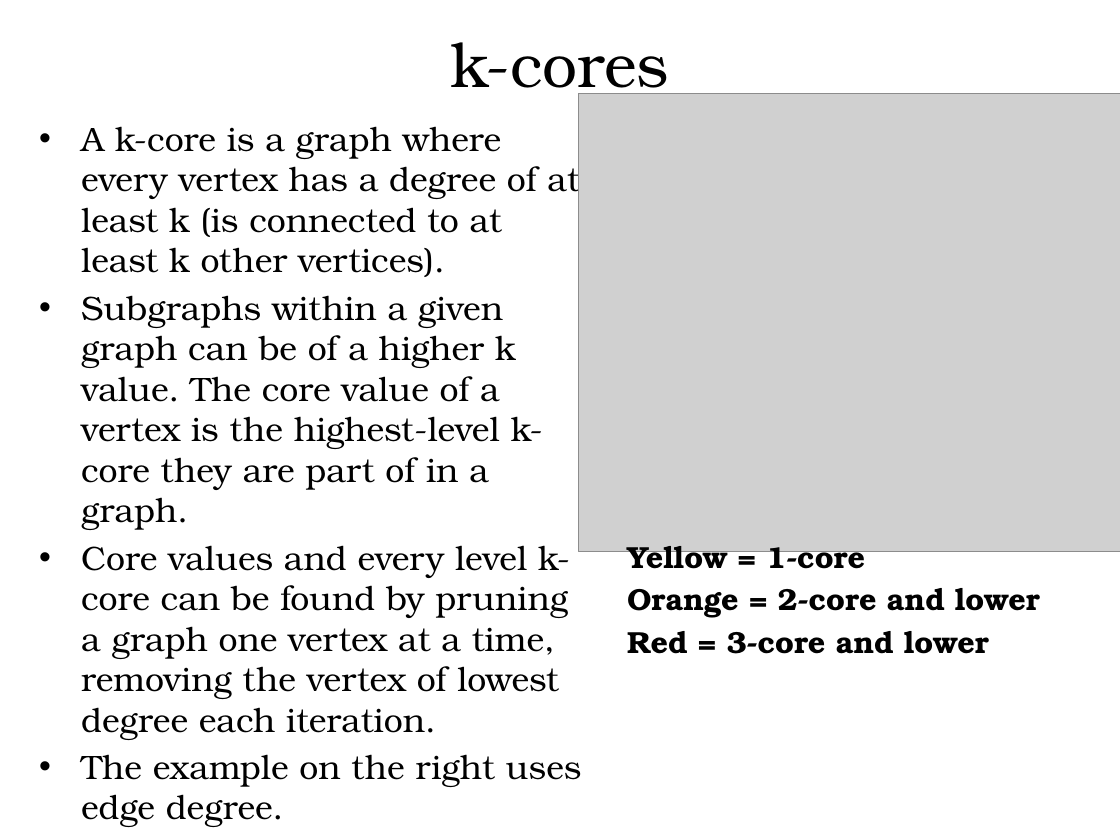
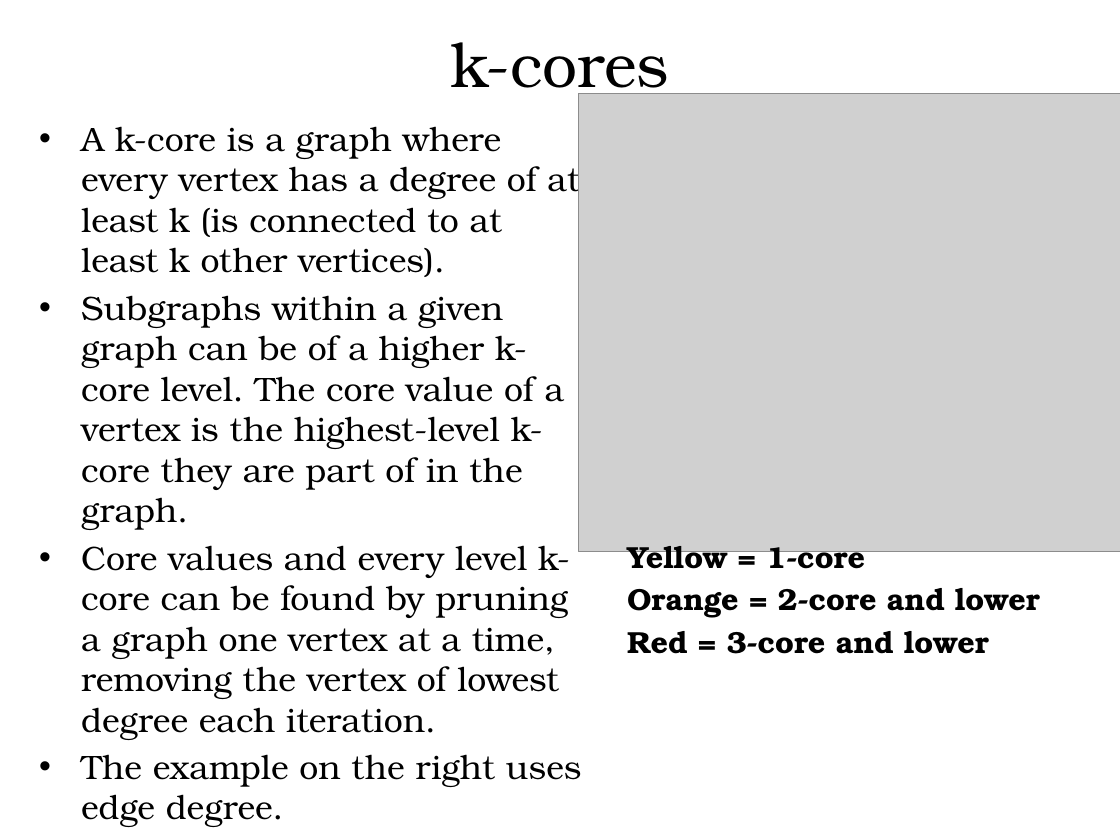
Before and after one commit to hgareau/DensestSubgraphDiscovery, a slide deck: slide 19 of Thesis Defense Presentation.pptx. Drawn at 1120x840 pixels with LibreOffice and Linux fonts; fonts in the diff are those of the drawing; grey boxes stand for pictures; background and template pictures are left out. Boxes give left, top, right and bottom in pixels: in the first picture for what was removed or moved away, otherwise in the second. Text is boxed around its words. In the diff, an @@ line names an element or a change of style, - is before the commit and + after.

```diff
--- a/Thesis Defense Presentation.pptx
+++ b/Thesis Defense Presentation.pptx
@@ text at (81,295,565,530): text changed @@
-• Subgraphs within a given graph can be of a higher k value. The core value of a vertex is the highest-level k-core they are part of in a graph.
+• Subgraphs within a given graph can be of a higher k-core level. The core value of a vertex is the highest-level k-core they are part of in the graph.
```
Also in this commit, not shown: 9 other slides changed, 1 slide added, 1 slide removed.
